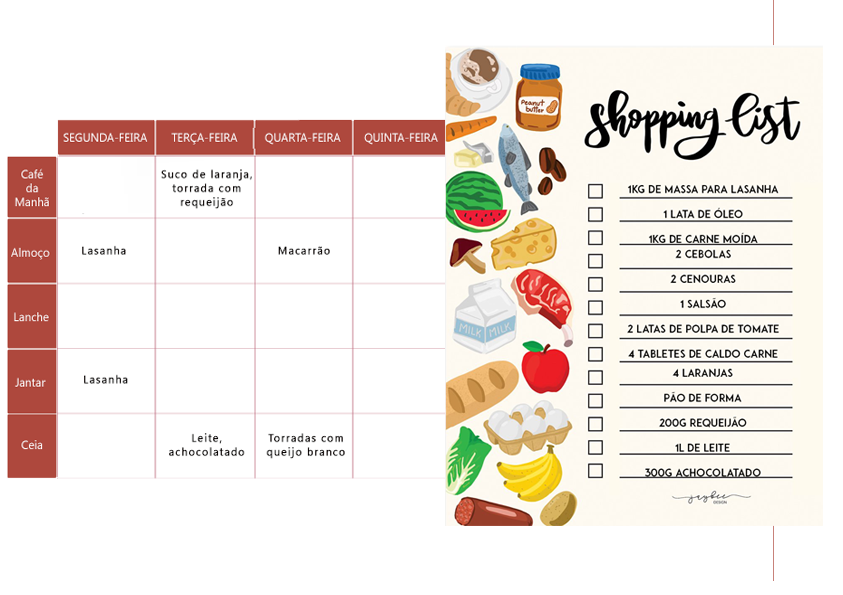
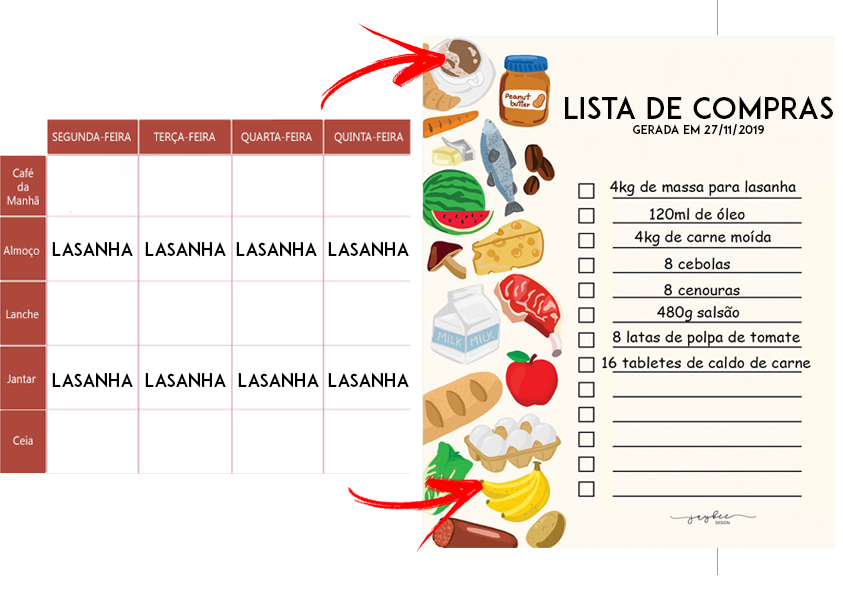
Two versions of the same layered image (843×595). Layer-by-layer changes:
removed layer "Camada 1" over [445, 45, 823, 526]
removed layer "Camada 0" over [6, 0, 774, 581]
added layer "Camada 8 cópia" above "Camada 8" over [347, 475, 484, 553]
added layer "Camada 8" above "LISTA DE COMPRAS gerada em 27/11/2019" over [320, 23, 446, 110]
added layer "LISTA DE COMPRAS gerada em 27/11/2019" above "Camada 7" over [565, 95, 833, 136]
added layer "Camada 7" above "lasanha cópia 7" over [422, 35, 835, 548]
added layer "lasanha cópia 7" above "lasanha cópia 6" over [145, 372, 226, 388]
added layer "lasanha cópia 6" above "lasanha cópia 5" over [52, 372, 133, 388]
added layer "lasanha cópia 5" above "lasanha cópia 4" over [238, 372, 319, 388]
added layer "lasanha cópia 4" above "lasanha cópia 3" over [328, 372, 409, 388]
added layer "lasanha cópia 3" above "lasanha cópia 2" over [145, 241, 226, 257]
added layer "lasanha cópia 2" above "lasanha cópia" over [236, 241, 317, 257]
added layer "lasanha cópia" above "lasanha" over [328, 241, 409, 257]
added layer "lasanha" above "Camada 6" over [52, 241, 133, 257]
added layer "Camada 6" over [0, 0, 718, 575]
